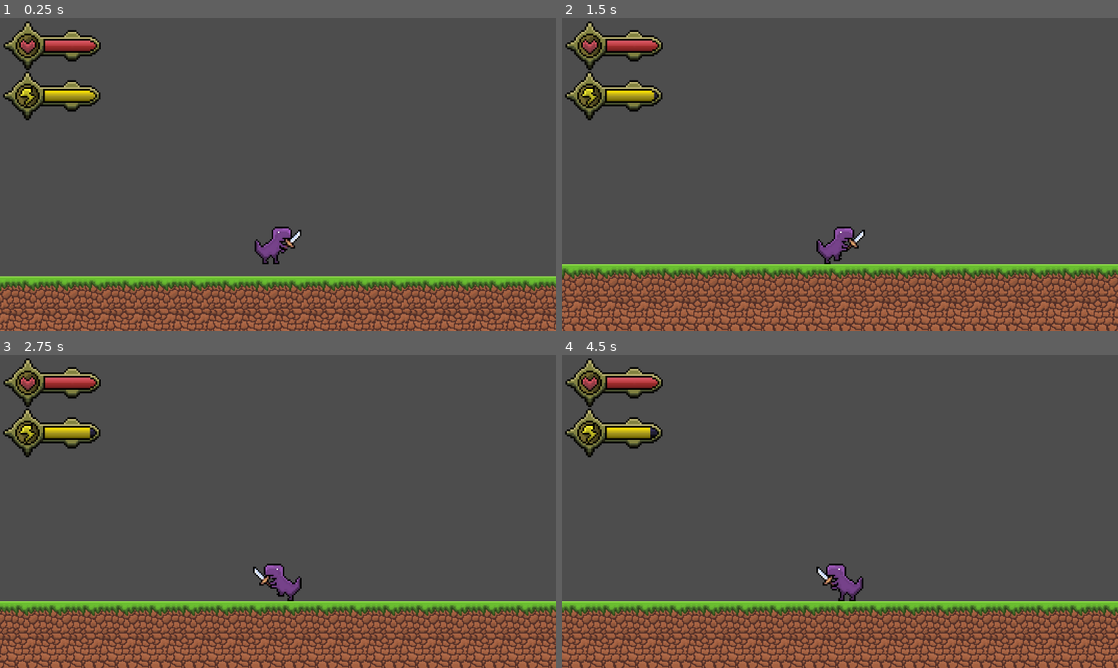
Above: before the commit, frames 1-4 (two rows, left to right).
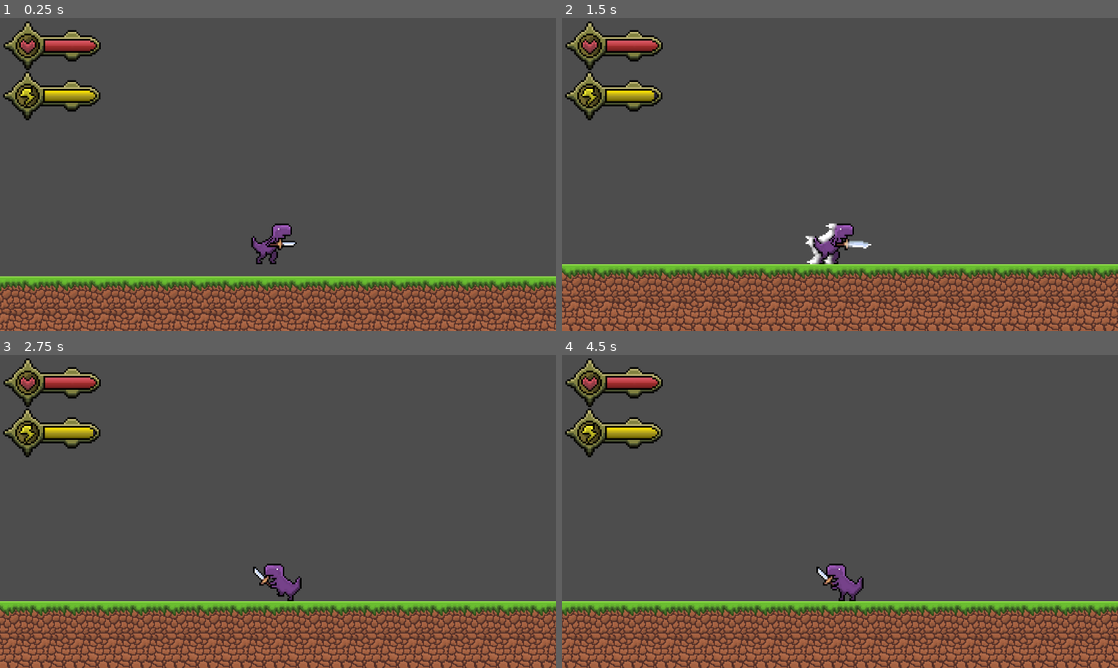
Above: after the commit, the same moments.

Repository: LeeTuah/rexvalley
Game: Godot game, scene res://game_manager.tscn
The game is run twice, just before and just after one commit, with the same random seed, the same clock (stepped at 60 frames per second) and the same inputs.
Inputs (mouse positions are in pixels of both pictures, inside the frame that each line leads up to):
- Up to frame 1 (0.25 s): no input
- Up to frame 2 (1.5 s): tap Enter (ui_accept) at 0.5, 0.77 s; move the mouse to (962, 158) at 0.52 s; hold Right (ui_right) from 0.53 s (still down); click (962, 158) at 0.6 s; right-click (962, 158) at 0.8 s; move the mouse to (728, 190) at 1.27 s; right-click (728, 190) at 1.35 s
- Up to frame 3 (2.75 s): tap Enter (ui_accept) at 1.52 s; click (166, 527) at 1.55 s; move the mouse to (333, 442) at 2.02 s; release Right (ui_right) at 2.03 s; hold Left (ui_left) from 2.03 s (still down); click (333, 442) at 2.1 s; right-click (333, 442) at 2.3 s
- Up to frame 4 (4.5 s): move the mouse to (812, 574) at 2.77 s; release Left (ui_left) at 2.78 s; hold Right (ui_right) 2.78-4.28 s; right-click (812, 574) at 2.85 s; tap Enter (ui_accept) at 3.02, 3.77 s; click (812, 574) at 3.05 s; move the mouse to (1006, 558) at 3.52 s; tap Alt at 3.6 s; click (1006, 558) at 3.67 s; right-click (1006, 558) at 3.8 s; move the mouse to (673, 464) at 4.27 s; hold Left (ui_left) from 4.28 s (still down); tap Shift at 4.35 s

The runs differ from the first frame. In frame 1, 0.5% of the frame differs, in the area x 45-55%, y 65-79%; in frame 2, 12%, in the area x 0-100%, y 65-100%; in frame 3, 11%; in frame 4, 12%.

Commit message:
Added thrust animation to the dinosaur and fixed the movement glitches which came along with it.

Diff:
--- a/project.godot
+++ b/project.godot
@@ -80,6 +80,11 @@
 "events": [Object(InputEventMouseButton,"resource_local_to_scene":false,"resource_name":"","device":-1,"window_id":0,"a …(258 unchanged characters)…
 ]
 }
+ui_thrust={
+"deadzone": 0.2,
+"events": [null, Object(InputEventMouseButton,"resource_local_to_scene":false,"resource_name":"","device":-1,"window_id":0,"alt_pressed":false,"shift_pressed":false,"ctrl_pressed":false,"meta_pressed":false,"button_mask":2,"position":Vector2(351, 15),"global_position":Vector2(363, 75),"factor":1.0,"button_index":2,"canceled":false,"pressed":true,"double_click":false,"script":null)
+]
+}
 
 [physics]
 
--- a/scenes/player/player.gd
+++ b/scenes/player/player.gd
@@ -8,7 +8,9 @@
 const CAMERA_DEFAULT_POS = -200.0
 
 var idle_time = 0.0;
+var thrust_idle_time = 0.0;
 const ATTACK_COOLDOWN = 0.4;
+const THRUST_COOLDOWN = 0.5;
 
 var can_run = true
 var sprint_timer = 0.0;
@@ -27,6 +29,10 @@
 #arektu kom hole bhalo heo bojhai jache na tahole
 
 var can_input = true
+var direction :int= 1
+var thrust_direction = 1;
+
+var cannot_input_animation = ["sword_slash_1","sword_slash_2","sword_slash_3","thrust"];
 
 func _physics_process(delta: float) -> void:
 	if not is_on_floor():
@@ -36,11 +42,13 @@
 		velocity.y = JUMP_VELOCITY
 		global.current_stamina -= STAMINA_DECREASE_RATE * 1.5
 
-	var direction := Input.get_axis("ui_left", "ui_right")
-
-	if not can_input:
-		direction = 0
-
+	direction = Input.get_axis("ui_left", "ui_right")
+	if (direction != 0): thrust_direction = direction;
+	if (animated_sprite.animation == "thrust" and animated_sprite.is_playing()):
+		velocity.x = thrust_direction * SPEED * 130 * delta;
+		move_and_slide();
+	#if not can_input:
+		#direction = 0
 	var speed = last_speed;
 
 	if (Input.is_action_pressed("ui_sprint") and can_run):
@@ -64,6 +72,9 @@
 
 func _ready() -> void:
 	global.player_position = position;
+	#animated_sprite.connect("sprite_frames_changed",_on_animated_sprite_2d_sprite_frames_changed);
+
+
 
 func _process(delta: float):
 	if velocity.x != 0:
@@ -78,10 +89,12 @@
 		if (Input.is_action_just_pressed("ui_attack")):
 			animated_sprite.play("sword_slash1");
 			current_combo_counter = 1;
-
 			can_input = false;
 			idle_time = 0.0;
-
+		elif (Input.is_action_just_pressed("ui_thrust")):
+			animated_sprite.play(("thrust"));
+			can_input = false;
+			thrust_idle_time = 0.0;
 		elif (Input.is_action_just_pressed("ui_accept")):
 			pass # jump animation
 
@@ -104,20 +117,33 @@
 			global.current_stamina += STAMINA_INCREASE_RATE * delta
 
 	else:
-		idle_time += delta
-		if idle_time >= ATTACK_COOLDOWN:
-			can_input = true;
-			idle_time = 0.0;
 
-			if (queue_next_combo):
-				queue_next_combo = false;
-				can_input = false;
+		match animated_sprite.animation:
+			"thrust":
+				thrust_idle_time += delta
+				if thrust_idle_time >= THRUST_COOLDOWN:
+					can_input = true;
+					thrust_idle_time = 0.0;
 
-				current_combo_counter += 1;
-				animated_sprite.play("sword_slash" + str(current_combo_counter));
+			"sword_slash1","sword_slash2","sword_slash3":
+				idle_time += delta
 
-		elif (Input.is_action_just_pressed("ui_attack") and current_combo_counter < MAX_COMBO):
-			queue_next_combo = true;
+				if idle_time >= ATTACK_COOLDOWN:
+					can_input = true;
+					idle_time = 0.0;
+
+				elif (Input.is_action_just_pressed("ui_attack") and current_combo_counter < MAX_COMBO):
+					queue_next_combo = true;
+
+				if (queue_next_combo):
+					queue_next_combo = false;
+					can_input = false;
+					idle_time = 0.0;
+
+					current_combo_counter += 1;
+					animated_sprite.play("sword_slash" + str(current_combo_counter));
+
+
 
 	if (Input.is_action_just_pressed("ui_look_down")):
 		if ($Camera2D.position.y == CAMERA_DEFAULT_POS):
--- a/scenes/player/player.tscn
+++ b/scenes/player/player.tscn
@@ -5,6 +5,7 @@
 [ext_resource type="Texture2D" uid="uid://c5gnxg5emrcog" path="res://assets/player_spritesheet_walk.png" id="3_gmlin"]
 [ext_resource type="Texture2D" uid="uid://b1yk6qvu5p034" path="res://assets/player_sword_slash1.png" id="4_lvxji"]
 [ext_resource type="Texture2D" uid="uid://beia8anoec13j" path="res://assets/player_sword_slash2.png" id="5_p47bc"]
+[ext_resource type="Texture2D" uid="uid://r14mtuip3qcv" path="res://assets/player_spritesheet_thrust.png" id="6_75vfm"]
 
 [sub_resource type="AtlasTexture" id="AtlasTexture_gmlin"]
 atlas = ExtResource("2_dovo2")
@@ -77,6 +78,34 @@
 [sub_resource type="AtlasTexture" id="AtlasTexture_28m0y"]
 atlas = ExtResource("5_p47bc")
 region = Rect2(256, 0, 64, 64)
+
+[sub_resource type="AtlasTexture" id="AtlasTexture_uniwh"]
+atlas = ExtResource("6_75vfm")
+region = Rect2(0, 0, 64, 64)
+
+[sub_resource type="AtlasTexture" id="AtlasTexture_iqsei"]
+atlas = ExtResource("6_75vfm")
+region = Rect2(64, 0, 64, 64)
+
+[sub_resource type="AtlasTexture" id="AtlasTexture_tffgl"]
+atlas = ExtResource("6_75vfm")
+region = Rect2(128, 0, 64, 64)
+
+[sub_resource type="AtlasTexture" id="AtlasTexture_pk8ii"]
+atlas = ExtResource("6_75vfm")
+region = Rect2(192, 0, 64, 64)
+
+[sub_resource type="AtlasTexture" id="AtlasTexture_5mf0n"]
+atlas = ExtResource("6_75vfm")
+region = Rect2(256, 0, 64, 64)
+
+[sub_resource type="AtlasTexture" id="AtlasTexture_4hvnv"]
+atlas = ExtResource("6_75vfm")
+region = Rect2(320, 0, 64, 64)
+
+[sub_resource type="AtlasTexture" id="AtlasTexture_bbmj2"]
+atlas = ExtResource("6_75vfm")
+region = Rect2(384, 0, 64, 64)
 
 [sub_resource type="AtlasTexture" id="AtlasTexture_fm80t"]
 atlas = ExtResource("3_gmlin")
@@ -190,6 +219,32 @@
 "loop": 1,
 "name": &"sword_slash3",
 "speed": 5.0
+}, {
+"frames": [{
+"duration": 1.0,
+"texture": SubResource("AtlasTexture_uniwh")
+}, {
+"duration": 1.0,
+"texture": SubResource("AtlasTexture_iqsei")
+}, {
+"duration": 1.0,
+"texture": SubResource("AtlasTexture_tffgl")
+}, {
+"duration": 1.0,
+"texture": SubResource("AtlasTexture_pk8ii")
+}, {
+"duration": 1.0,
+"texture": SubResource("AtlasTexture_5mf0n")
+}, {
+"duration": 1.0,
+"texture": SubResource("AtlasTexture_4hvnv")
+}, {
+"duration": 1.0,
+"texture": SubResource("AtlasTexture_bbmj2")
+}],
+"loop": 0,
+"name": &"thrust",
+"speed": 14.0
 }, {
 "frames": [{
 "duration": 1.0,
@@ -286,8 +341,7 @@
 texture_filter = 1
 scale = Vector2(4.5, 4.5)
 sprite_frames = SubResource("SpriteFrames_01hqx")
-animation = &"idle"
-frame_progress = 0.11815328
+animation = &"thrust"
 
 [node name="CollisionPolygon2D" type="CollisionPolygon2D" parent="." unique_id=609036338]
 polygon = PackedVector2Array(4, 58, -44, 58, -67, 17, -67, -17, -9, -54, 31, -54, 68, -45, 68, -28, 50, 11)
@@ -298,3 +352,5 @@
 [node name="AnimationPlayer" type="AnimationPlayer" parent="." unique_id=357818277]
 root_node = NodePath("../Camera2D")
 libraries/ = SubResource("AnimationLibrary_lvxji")
+
+[connection signal="sprite_frames_changed" from="AnimatedSprite2D" to="." method="_on_animated_sprite_2d_sprite_frames_changed"]
Binary file added: assets/player_spritesheet_thrust.png
Not shown, added: assets/player_spritesheet_thrust.png.import
